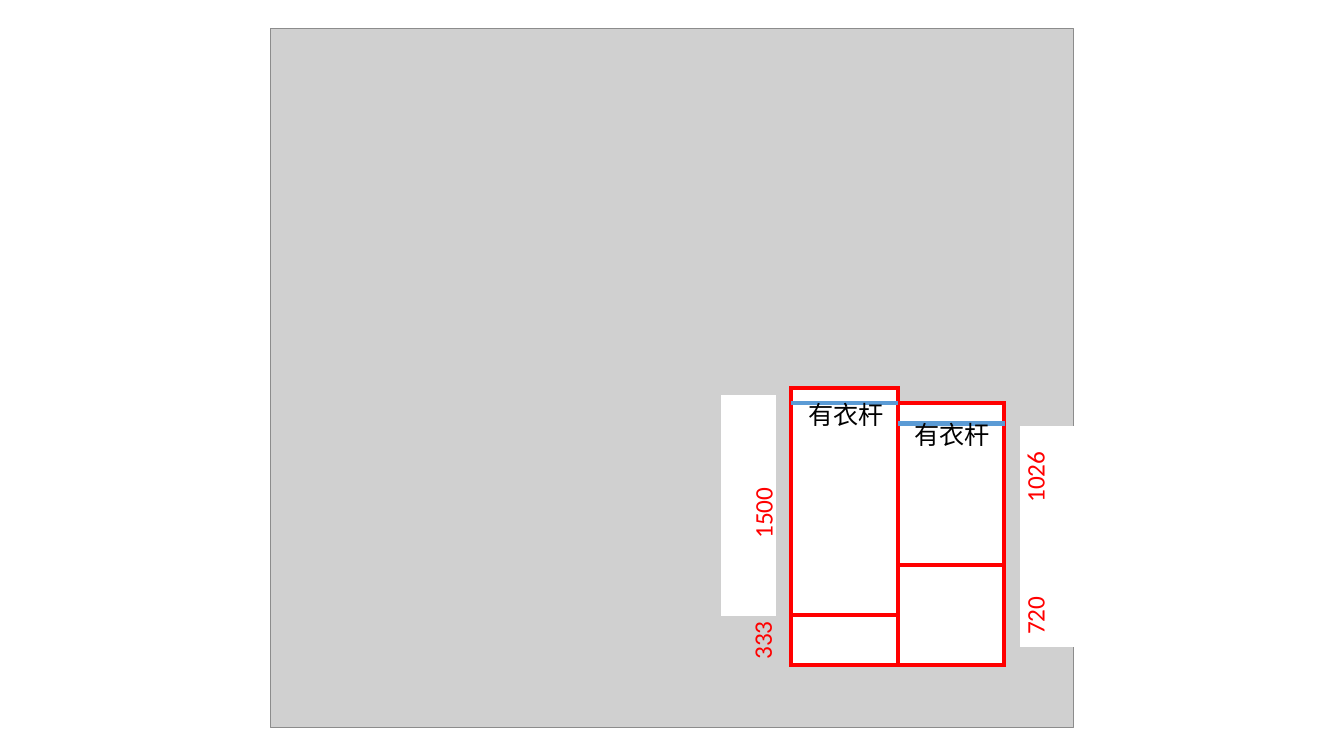
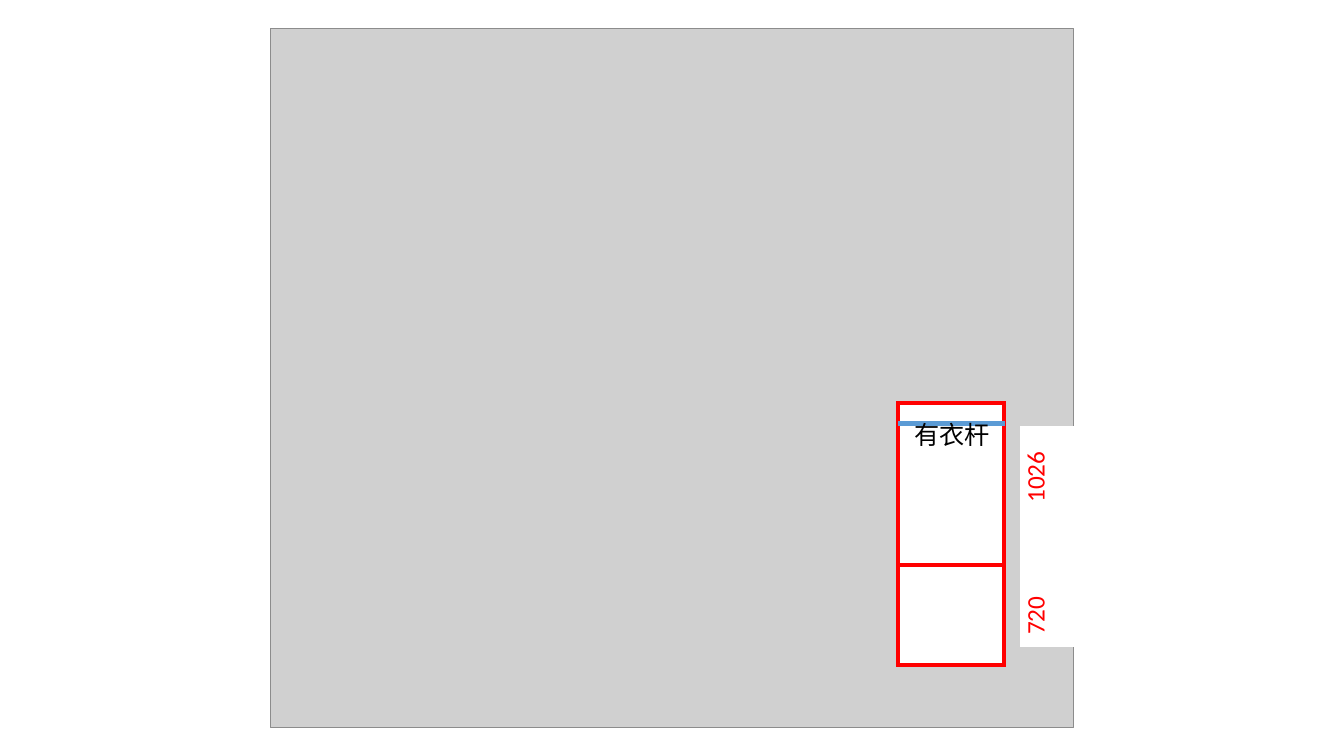
Before and after one commit to lxy0922/Zhuangxiu, a slide deck: slide 9 of 户型规划.pptx. Drawn at 1344x756 pixels with LibreOffice and Linux fonts; fonts in the diff are those of the drawing; grey boxes stand for pictures. Boxes give left, top, right and bottom in pixels: in the first picture for what was removed or moved away, otherwise in the second. Text is boxed around its words. In the diff, an @@ line names an element or a change of style, - is before the commit and + after.

```diff
--- a/户型规划.pptx
+++ b/户型规划.pptx
@@ rectangle removed at [791, 388, 898, 615] @@
@@ rectangle removed at [722, 395, 775, 615] @@
@@ line removed from (791, 403) to (898, 403) @@
@@ text removed at [808, 401, 884, 426] @@
-有衣杆
@@ text removed at [749, 493, 780, 538] @@
-1500
@@ text removed at [748, 624, 779, 658] @@
-333
@@ rectangle removed at [791, 615, 898, 664] @@
```
Also in this commit, not shown: 1 other slide changed, 1 other file.
